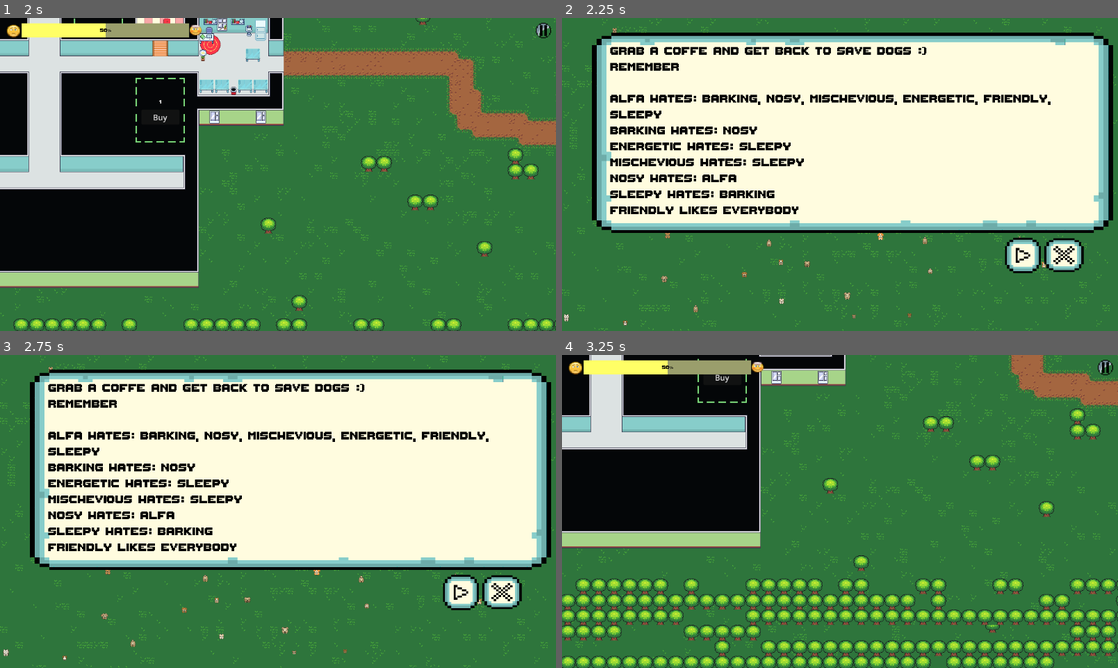
Above: before the commit, frames 1-4 (two rows, left to right).
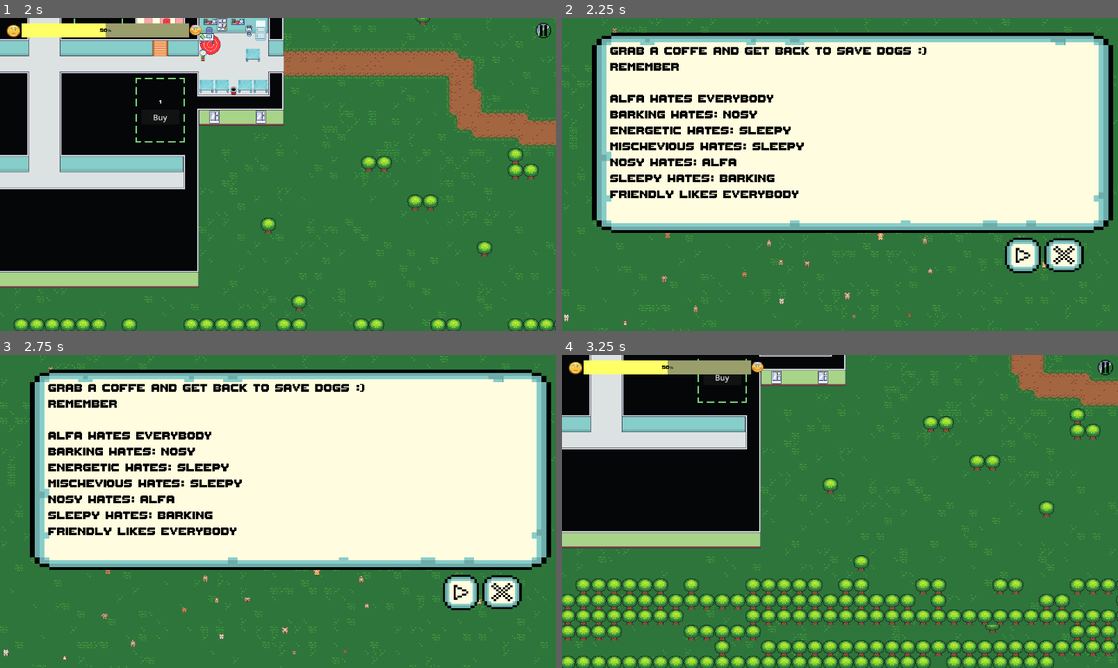
Above: after the commit, the same moments.

Repository: Tausva/DogShelter
Game: Godot game, scene res://scenes/game_menu/game_menu.tscn
Two runs of this game, one before a commit and one after it. Both use one fixed random seed, a clock stepped at 60 frames per second and the inputs below.
Inputs (mouse positions are in pixels of both pictures, inside the frame that each line leads up to):
- Up to frame 1 (2 s): click (422, 290) at 0.5 s; move the mouse to (400, 158) at 1.27 s; hold D (Right) from 1.28 s (still down); click (400, 158) at 1.42 s
- Up to frame 2 (2.25 s): release D (Right) at 2 s; click (1106, 30) at 2 s
- Up to frame 3 (2.75 s): no input
- Up to frame 4 (3.25 s): click (1023, 592) at 2.75 s

Frame 1 is identical in both runs. In frame 2, 4.5% of the frame differs, in the area x 8-88%, y 24-63%; in frame 3, 4.5%; in frame 4, nothing differs.

Commit message:
minor change

Diff:
--- a/scenes/pause_menu/pause_menu.gd
+++ b/scenes/pause_menu/pause_menu.gd
@@ -46,6 +46,8 @@
 	var name = resource.get_trait_name(resource.current_trait)
 	if resource.hated_traits.is_empty():
 		$Description.text += name + " Likes everybody\n"
+	elif resource.hated_traits.size() == 6:
+		$Description.text += name + " Hates everybody\n"
 	else:
 		var hate = []
 		for hate_trait in resource.hated_traits:
